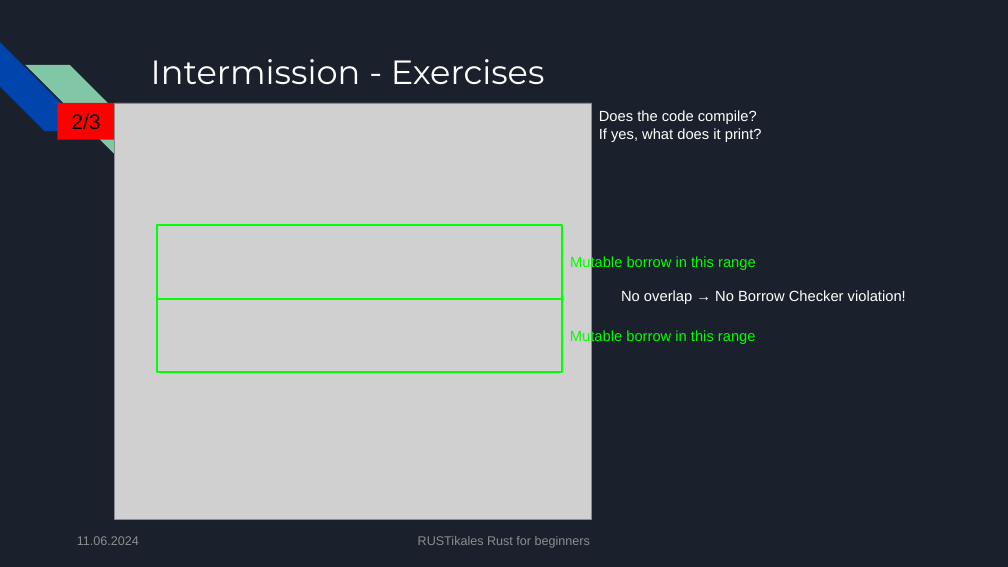
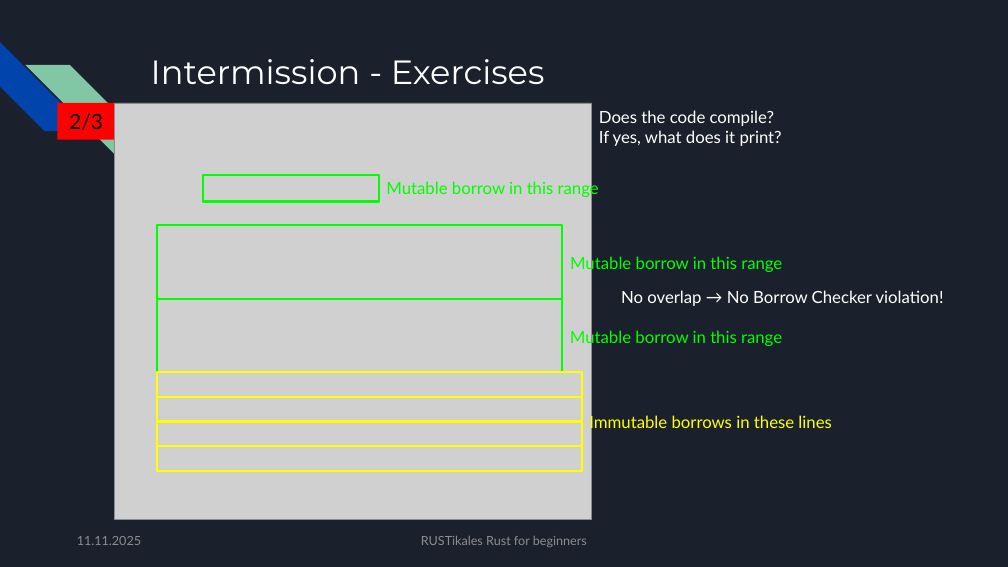
Before and after one commit to pfhaupt/progkurs, a slide deck: slide 163 of rust-beginner/05 - Ownership and Borrow Checker/05 - original.pptx (slide 145 before the commit). Drawn at 1008x567 pixels with LibreOffice and Linux fonts; fonts in the diff are those of the drawing; grey boxes stand for pictures. Boxes give left, top, right and bottom in pixels: in the first picture for what was removed or moved away, otherwise in the second. Text is boxed around its words. In the diff, an @@ line names an element or a change of style, - is before the commit and + after.

Commit message:
[R-B-05] Update slides
- Move Lifetime chapter from R-B-06 to here
  - This means that R-B-07 may have to be merged into R-B-06
- Increase font size
- Unite text font

```diff
--- a/rust-beginner/05 - Ownership and Borrow Checker/05 - original.pptx
+++ b/rust-beginner/05 - Ownership and Borrow Checker/05 - original.pptx
@@ rectangle "2/3" at bbox=[57, 103, 115, 139]: font Arial to Lato @@
@@ rectangle added at bbox=[203, 175, 379, 202], outline #00FF00 2 pt @@
@@ text added at bbox=[386, 180, 599, 198], 16 pt, text #00FF00 @@
+Mutable borrow in this range
@@ size 14 to 16 pt, font Arial to Lato in 4 elements at bbox=[599, 110, 782, 146], bbox=[570, 255, 782, 273], bbox=[570, 329, 782, 347], bbox=[621, 290, 944, 306] @@
@@ rectangle added at bbox=[157, 372, 582, 397], outline #FFFF00 2 pt @@
@@ rectangle added at bbox=[157, 397, 582, 422], outline #FFFF00 2 pt @@
@@ text added at bbox=[589, 413, 831, 431], 16 pt, text #FFFF00 @@
+Immutable borrows in these lines
@@ rectangle added at bbox=[157, 421, 582, 446], outline #FFFF00 2 pt @@
@@ rectangle added at bbox=[157, 446, 582, 471], outline #FFFF00 2 pt @@
@@ text at bbox=[77, 536, 141, 545]: text changed; font Arial to Lato @@
-11.06.2024
+11.11.2025
@@ text "RUSTikales Rust for beginners" at bbox=[421, 536, 587, 547]: font Arial to Lato @@
```
Also in this commit, not shown: 145 other slides changed, 19 slides added, 1 slide removed, 1 other file.
